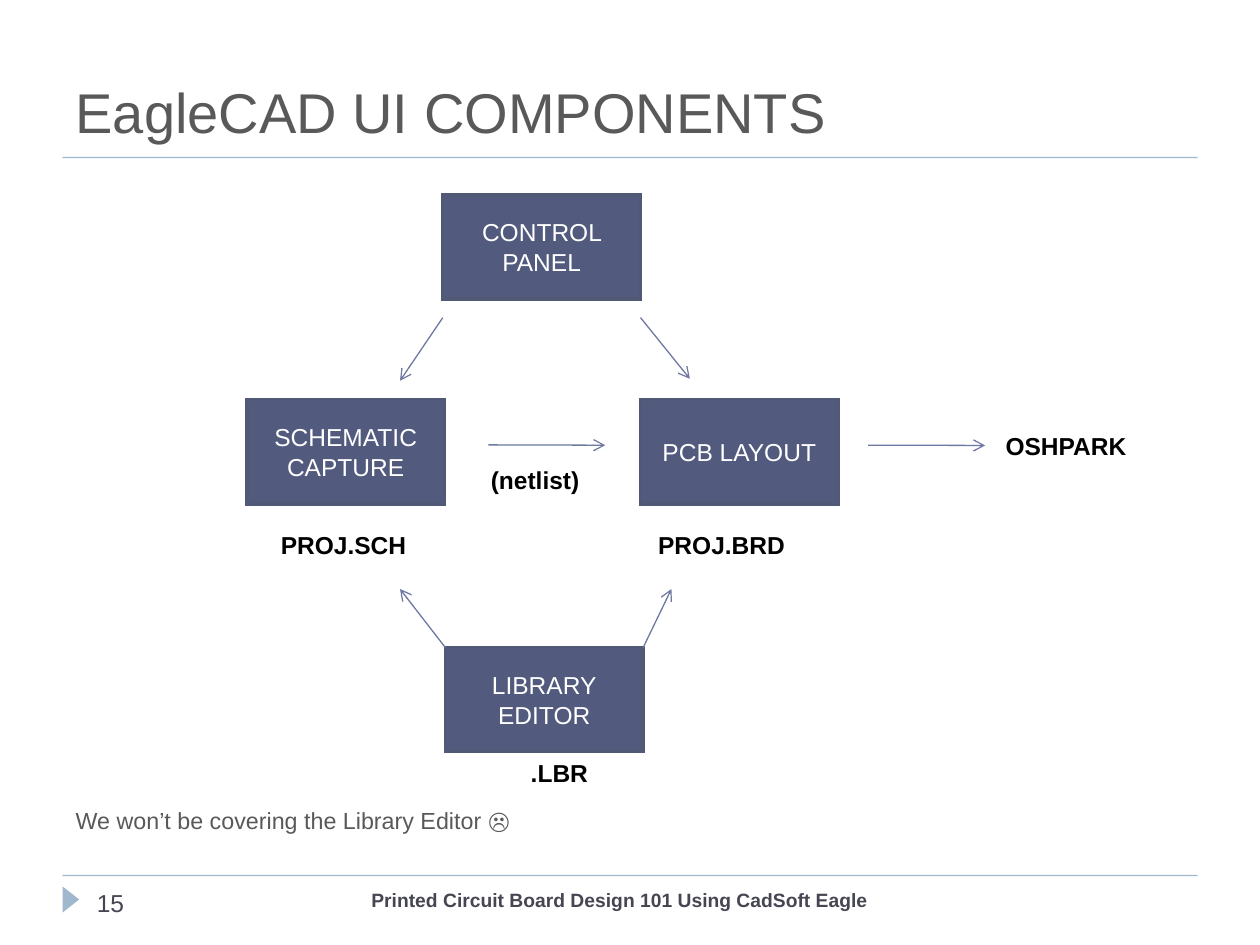
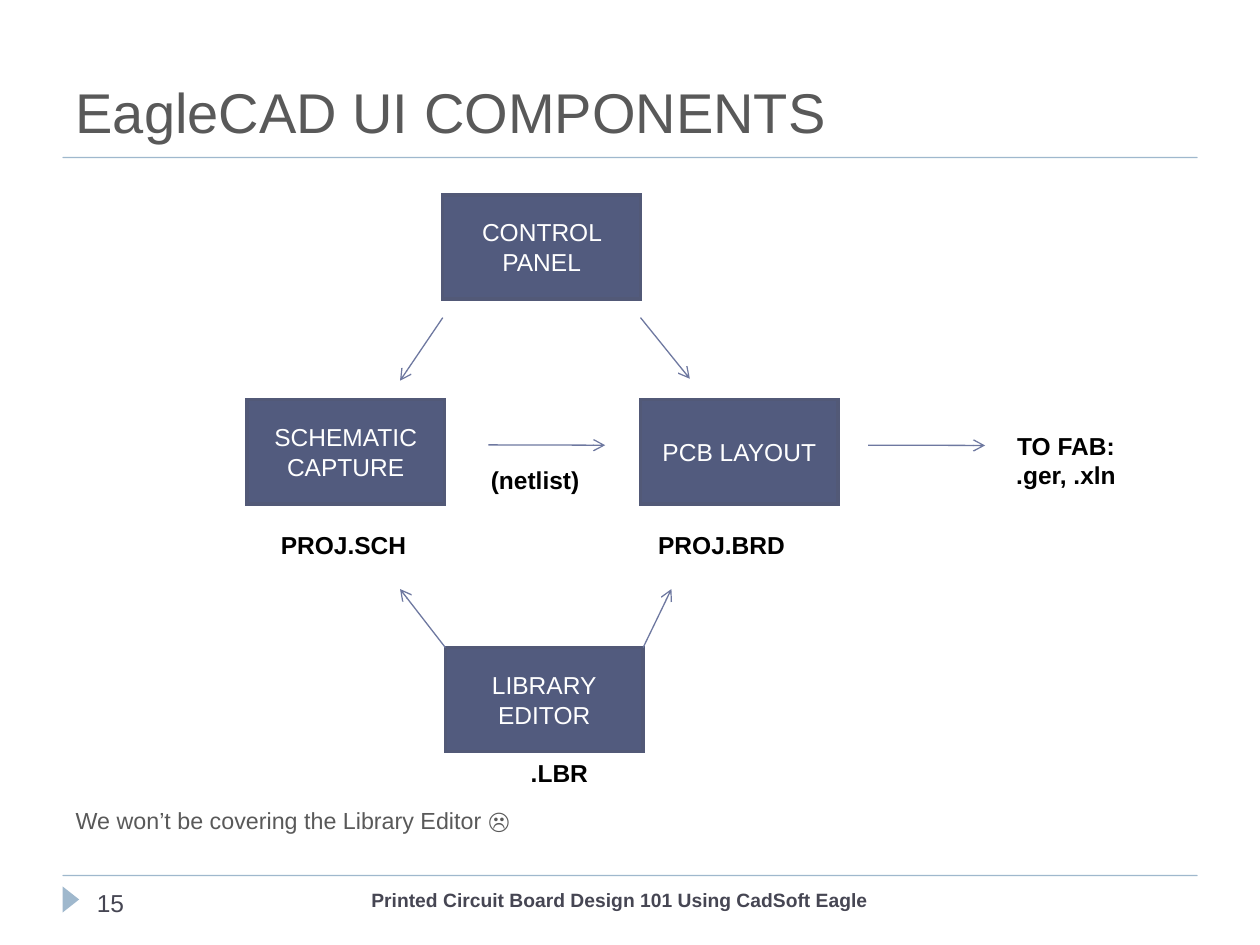
Before and after one commit to cogwheelcircuitworks/IntroToEagleCAD, a slide deck: slide 15 of ClassFiles/PCBDesignEagleCad101.ppt. Drawn at 1260x945 pixels with LibreOffice and Linux fonts; fonts in the diff are those of the drawing; background and template pictures are left out. Boxes give left, top, right and bottom in pixels: in the first picture for what was removed or moved away, otherwise in the second. Text is boxed around its words. In the diff, an @@ line names an element or a change of style, - is before the commit and + after.

```diff
--- a/ClassFiles/PCBDesignEagleCad101.ppt
+++ b/ClassFiles/PCBDesignEagleCad101.ppt
@@ text removed at (1006, 438, 1127, 456) @@
-OSHPARK
@@ text added at (1016, 438, 1115, 489), 14 pt, text #000000, bold @@
+TO FAB:
+.ger, .xln
```
Also in this commit, not shown: 9 other slides changed, 1 slide added.
